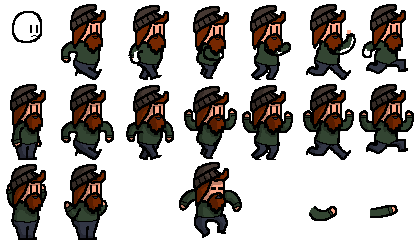
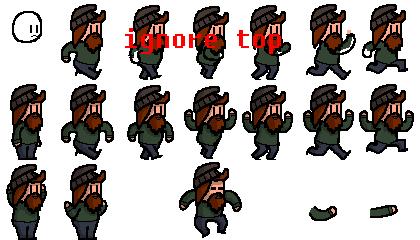
Layer changes from the first 420 x 240 image to the second:
added layer "Layer 29" above "Group 1" over (125, 28, 281, 54)
painted on "hat" over (133, 85, 170, 130)
painted on "hat color" over (134, 86, 169, 125)
painted on "outlines" over (126, 92, 166, 160)
painted on "color" over (128, 103, 167, 158)
